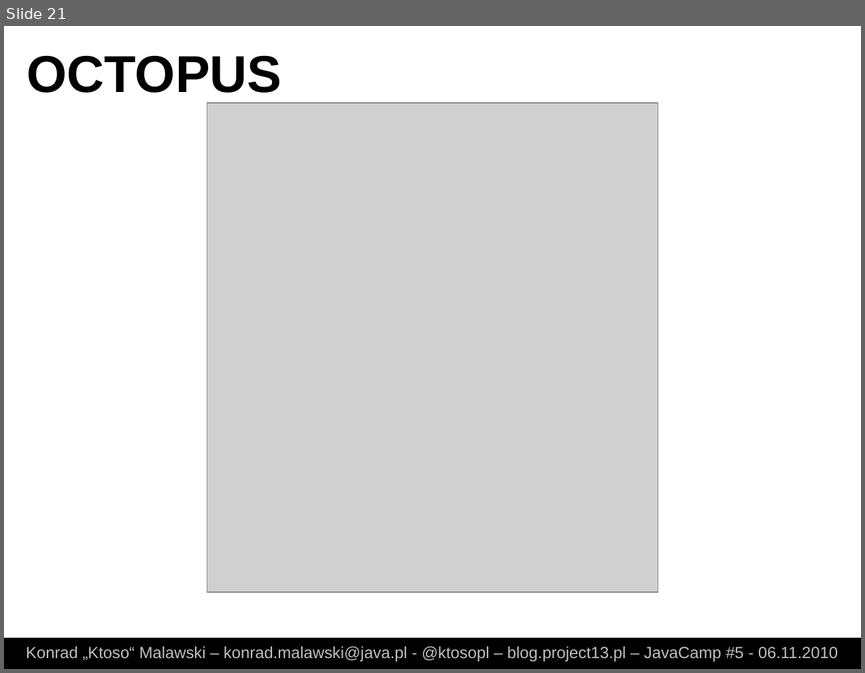
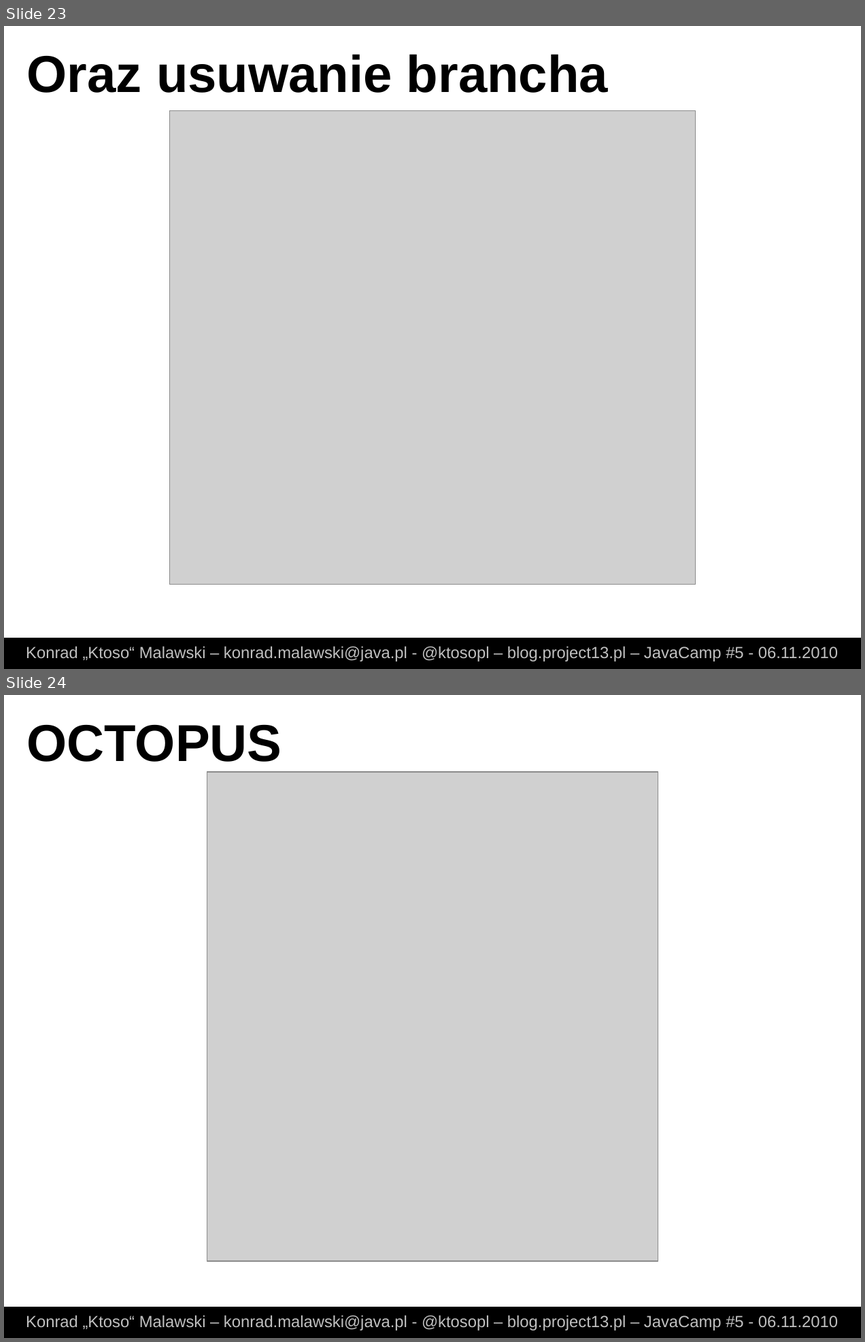
Before and after one commit to ktoso/git-presentation, a slide deck: slides.odp. Shown one above the other, each under a label of ours: slide 21 before the commit, slides 23 and 24 after it. The pictures are 865x673 and 865x1342 pixels, drawn with LibreOffice and Linux fonts; fonts in the diff are those of the drawing; grey boxes stand for pictures. Boxes give left, top, right and bottom in pixels: in the first picture for what was removed or moved away, otherwise in the second. Text is boxed around its words. In the diff, an @@ line names an element or a change of style, - is before the commit and + after.

```diff
--- a/slides.odp
+++ b/slides.odp
@@ slide 23 added at (x1=4, y1=26, x2=861, y2=669), background #FFFFFF @@
@@ text added at (x1=27, y1=54, x2=608, y2=93), 48 pt, text #000000, bold @@
+Oraz usuwanie brancha
@@ picture added at (x1=170, y1=111, x2=696, y2=584) @@
@@ rectangle added at (x1=4, y1=638, x2=861, y2=668), fill #000000, outline #000000 0 pt @@
@@ text added at (x1=26, y1=645, x2=838, y2=661), 15 pt, text #C0C0C0 @@
+Konrad „Ktoso“ Malawski – konrad.malawski@java.pl - @ktosopl – blog.project13.pl – JavaCamp #5 - 06.11.2010
@@ what was slide 21 is now slide 24 @@
```
Also in this commit, not shown: 4 slides changed, 1 other slide added, 3 other files.
